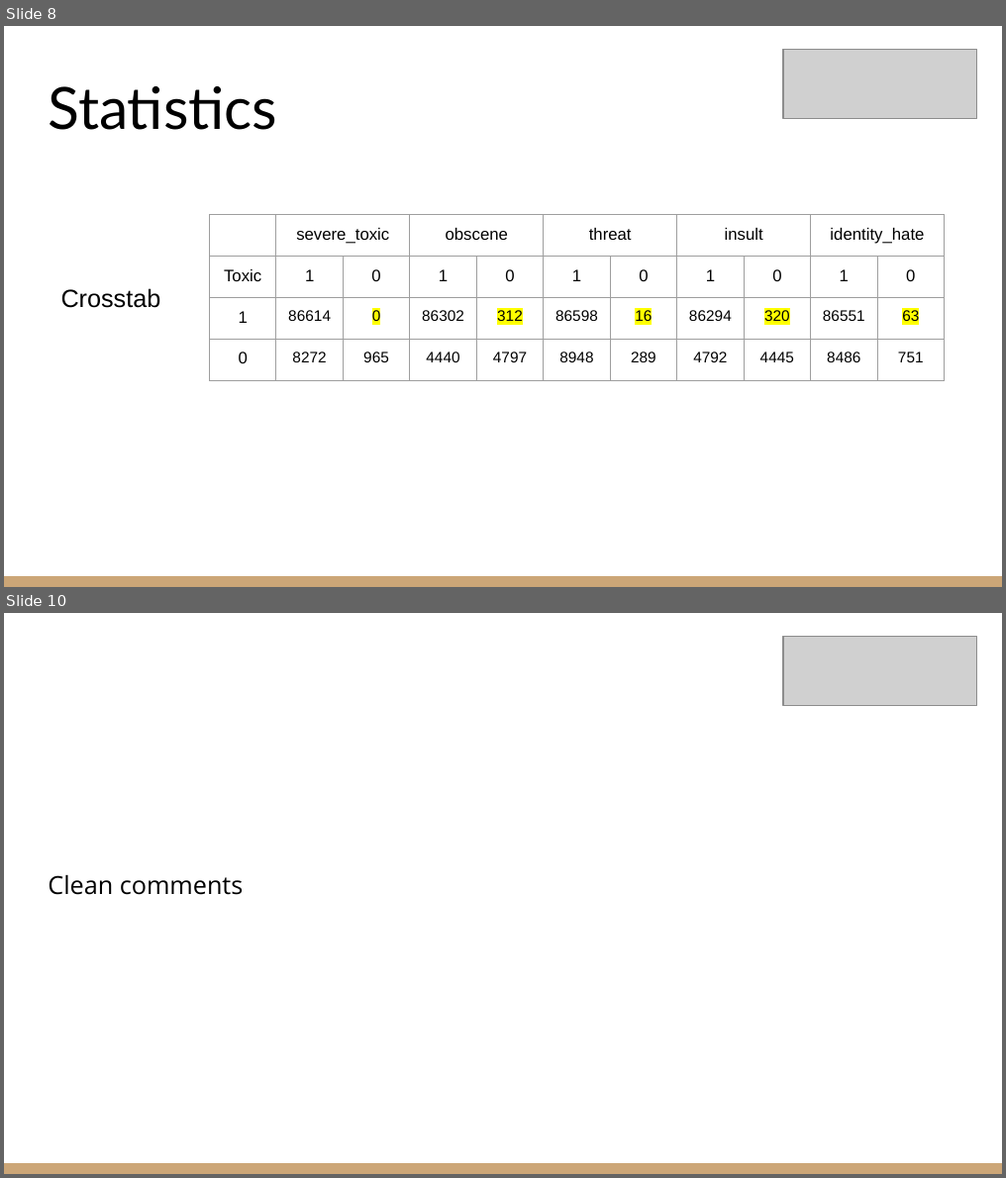
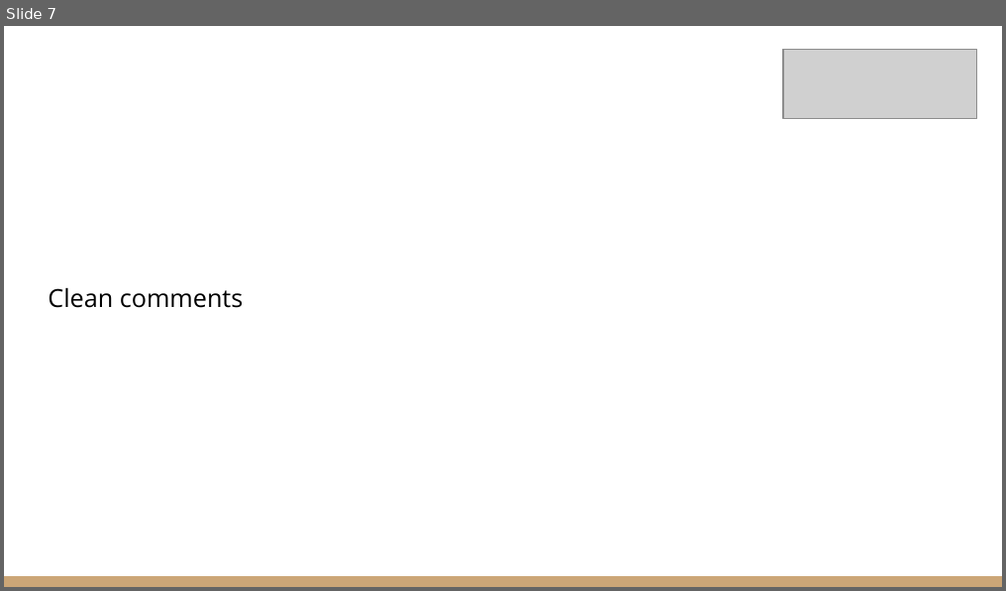
Before and after one commit to DarKenW/HoneyBadgerCoding, a slide deck: Project/Jigsaw Comments Classification.pptx. Shown one above the other, each under a label of ours: slides 8 and 10 before the commit, slide 7 after it; the slides between them are not shown. The pictures are 1006x1178 and 1006x591 pixels, drawn with LibreOffice and Linux fonts; fonts in the diff are those of the drawing; grey boxes stand for pictures; background and template pictures are left out. Boxes give left, top, right and bottom in pixels: in the first picture for what was removed or moved away, otherwise in the second. Text is boxed around its words. In the diff, an @@ line names an element or a change of style, - is before the commit and + after.

```diff
--- a/Project/Jigsaw Comments Classification.pptx
+++ b/Project/Jigsaw Comments Classification.pptx
@@ slide 8 removed at [4,26,1002,587], background #FFFFFF; not listed: 1 template element that a slide beside it also shows @@
@@ picture removed at [783,49,977,119] @@
@@ title removed at [48,86,277,130] @@
-Statistics
@@ table removed at [210,215,945,381], 4 rows, 11 columns @@
- | severe_toxic |  | obscene |  | threat |  | insult |  | identity_hate | 
-Toxic | 1 | 0 | 1 | 0 | 1 | 0 | 1 | 0 | 1 | 0
-1 | 86614 | 0 | 86302 | 312 | 86598 | 16 | 86294 | 320 | 86551 | 63
-0 | 8272 | 965 | 4440 | 4797 | 8948 | 289 | 4792 | 4445 | 8486 | 751
@@ text removed at [61,288,161,308] @@
-Crosstab
@@ what was slide 10 is now slide 7 @@
```
Also in this commit, not shown: 8 slides changed, 9 slides added, 6 other slides removed, 4 other files.
